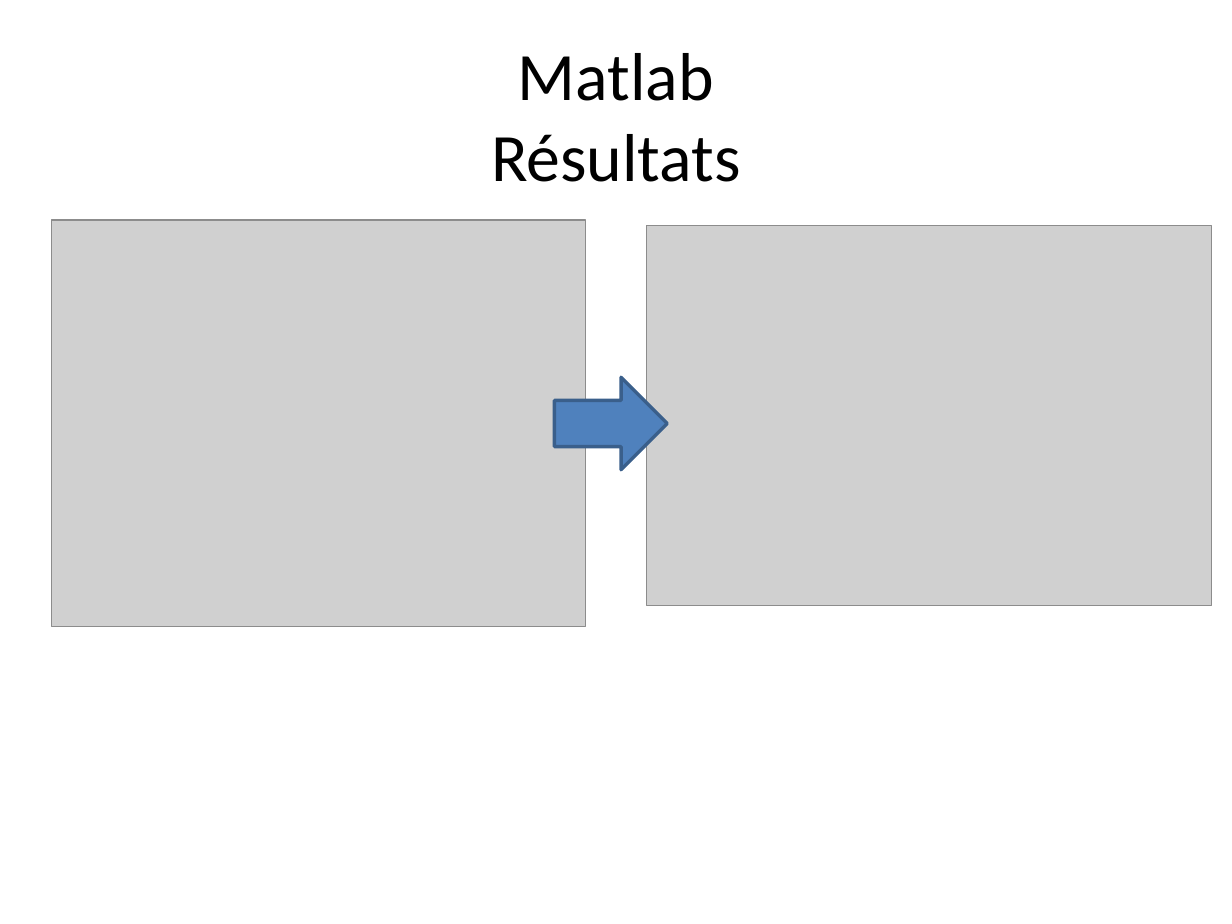
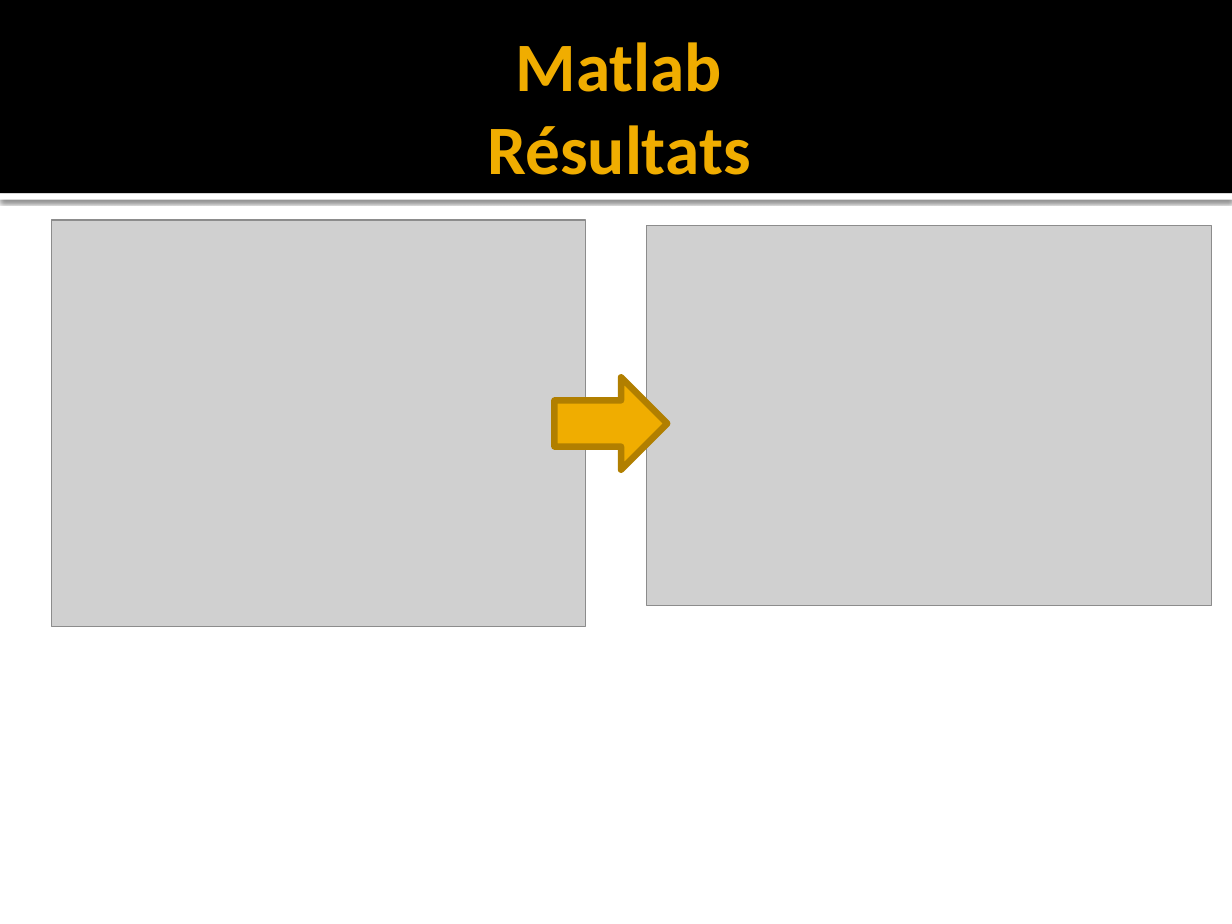
Before and after one commit to pelavoie/sys835, a slide deck: slide 7 of presentation/Presentation-Rick.pptx. Drawn at 1232x924 pixels with LibreOffice and Linux fonts; fonts in the diff are those of the drawing; grey boxes stand for pictures. Boxes give left, top, right and bottom in pixels: in the first picture for what was removed or moved away, otherwise in the second. Text is boxed around its words. In the diff, an @@ line names an element or a change of style, - is before the commit and + after.

```diff
--- a/presentation/Presentation-Rick.pptx
+++ b/presentation/Presentation-Rick.pptx
@@ rectangle added at <box>0,0,1232,193</box>, fill #000000 @@
@@ title "Matlab Résultats": place and size @@
-title "Matlab Résultats" at <box>491,53,741,182</box>
+title "Matlab Résultats" at <box>487,42,750,175</box>
@@ title "Matlab Résultats" at <box>487,42,750,175</box>: size 39.6 to 40.5 pt, text colour #000000 to #F0AD00, bold on @@
@@ rectangle added at <box>0,193,1232,200</box>, fill #FFFFFF @@
@@ right arrow at <box>554,377,668,469</box>: fill #4F81BD to #F0AD00; outline #3A5F8C 2 pt to #B28000 3.78 pt @@
```
Also in this commit, not shown: 9 other slides changed.
